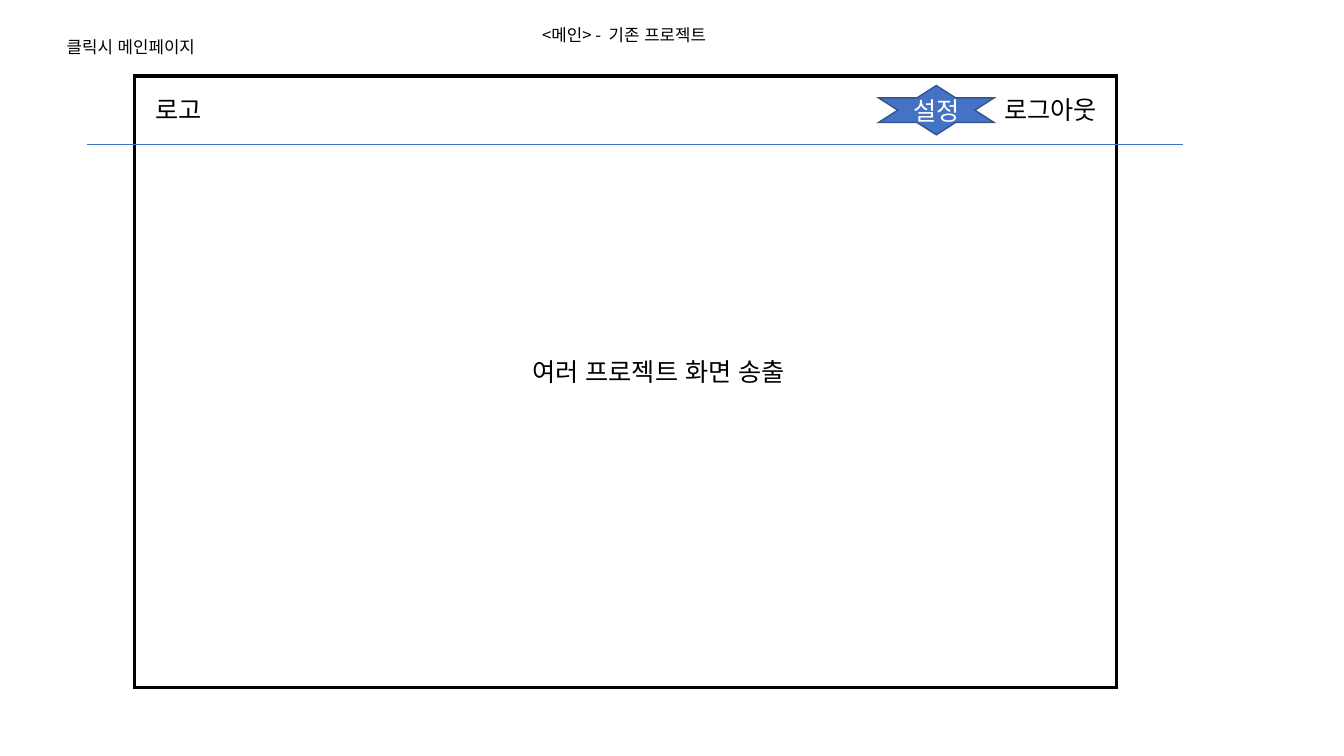
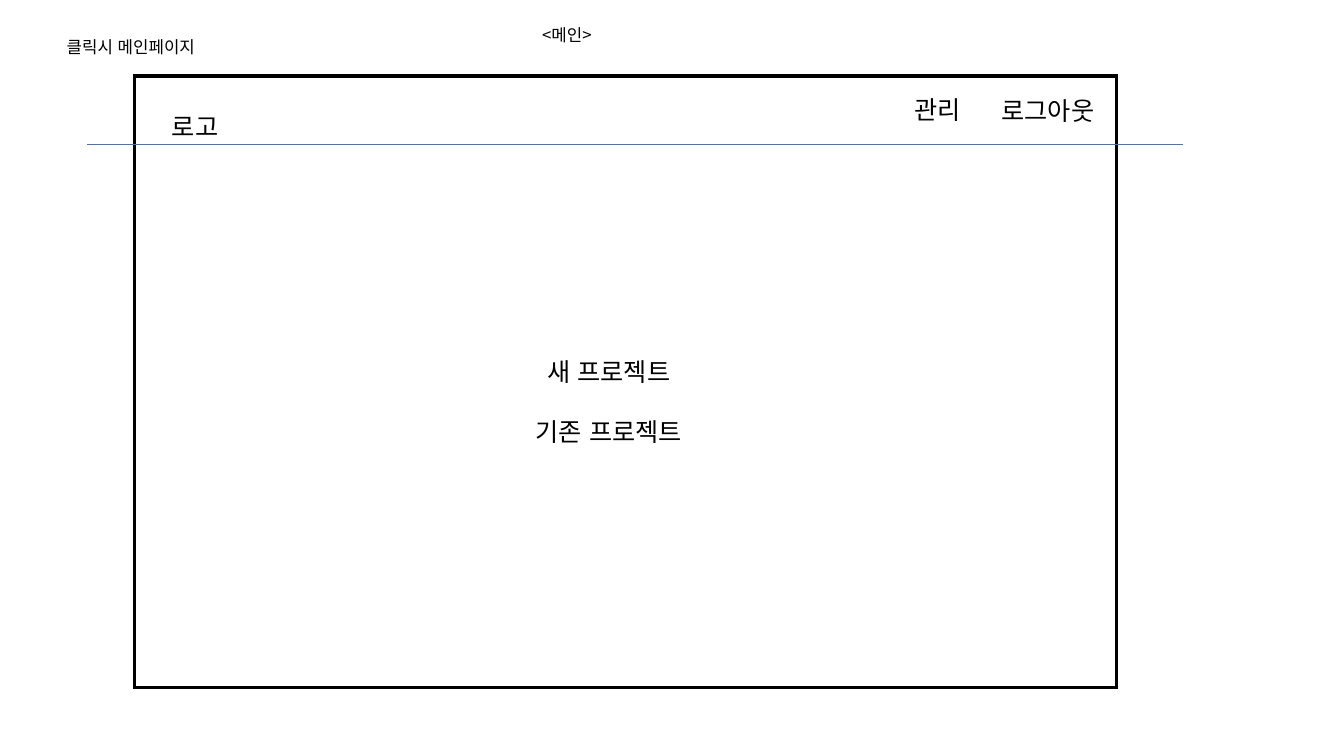
Before and after one commit to supersfel/ArbeitDiary, a slide deck: slide 5 of 화면.pptx (slide 6 before the commit). Drawn at 1344x756 pixels with LibreOffice and Linux fonts; fonts in the diff are those of the drawing. Boxes give left, top, right and bottom in pixels: in the first picture for what was removed or moved away, otherwise in the second. Text is boxed around its words. In the diff, an @@ line names an element or a change of style, - is before the commit and + after.

Commit message:
2022-01-04

```diff
--- a/화면.pptx
+++ b/화면.pptx
@@ text at box(542, 27, 592, 43): text changed @@
-<메인> - 기존 프로젝트
+<메인>
@@ star removed at box(879, 86, 995, 135) @@
-설정
@@ text "로고": place and size @@
-text "로고" at box(155, 100, 201, 118)
+text "로고" at box(172, 117, 218, 135)
@@ text added at box(914, 98, 960, 121), 18 pt, text #000000 @@
+관리
@@ text removed at box(532, 360, 785, 383) @@
-여러 프로젝트 화면 송출
@@ text added at box(536, 360, 682, 443), 18 pt, text #000000 @@
+새 프로젝트
+기존 프로젝트
```
Also in this commit, not shown: 4 other slides changed, 4 slides added.
